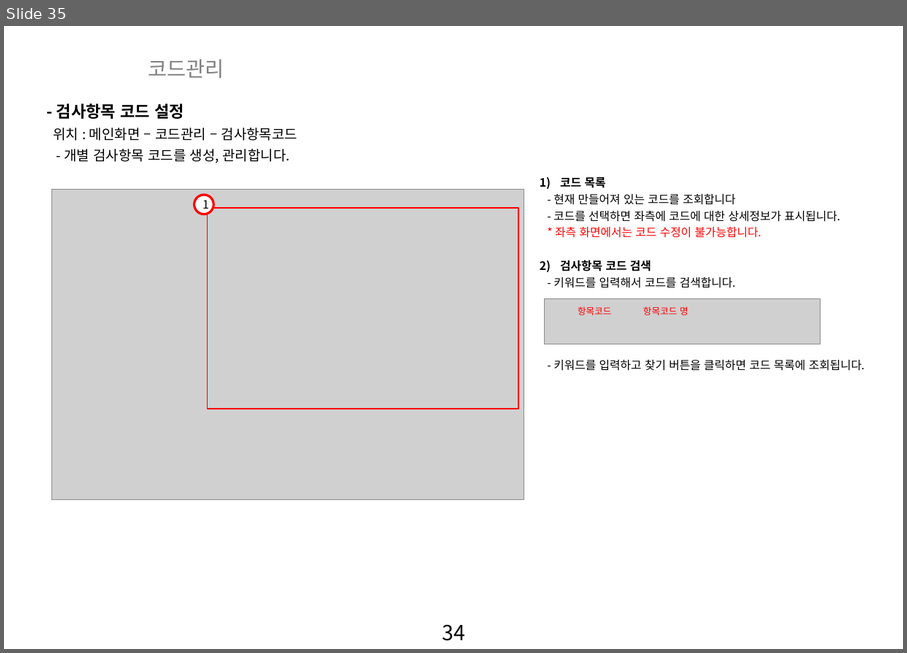
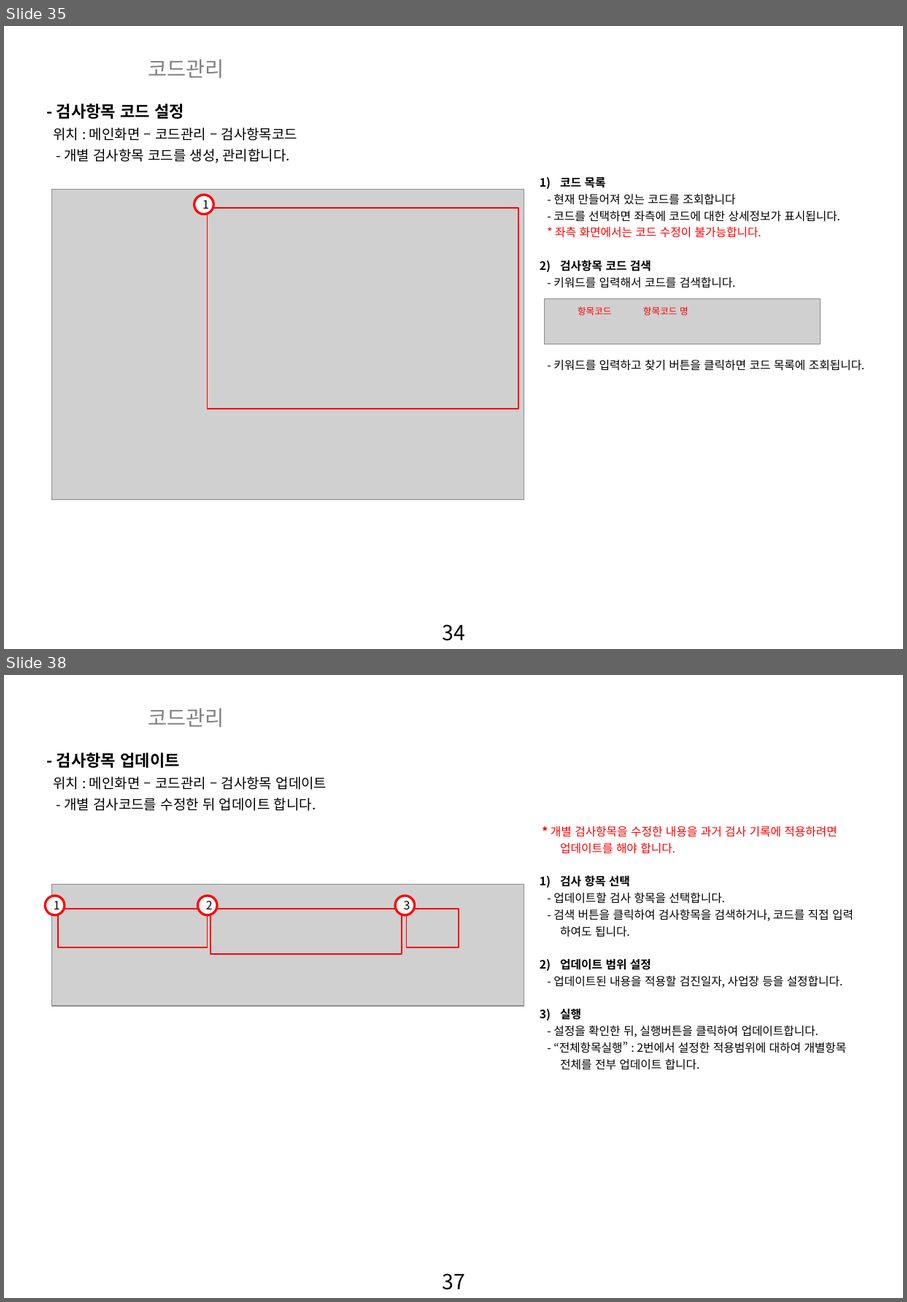
Before and after one commit to zooxop/ailiss_manual, a slide deck: manual/앨리스_매뉴얼_작업중.pptx. Shown one above the other, each under a label of ours: slide 35 before the commit, slides 35 and 38 after it; the slides between them are not shown. The pictures are 907x653 and 907x1302 pixels, drawn with LibreOffice and Linux fonts; fonts in the diff are those of the drawing; grey boxes stand for pictures; background and template pictures are left out. Boxes give left, top, right and bottom in pixels: in the first picture for what was removed or moved away, otherwise in the second. Text is boxed around its words. In the diff, an @@ line names an element or a change of style, - is before the commit and + after.

Commit message:
묶음코드 추가중

```diff
--- a/manual/앨리스_매뉴얼_작업중.pptx
+++ b/manual/앨리스_매뉴얼_작업중.pptx
@@ slide 38 added at (x1=4, y1=675, x2=903, y2=1298), background picture (left out); not listed: 1 template element that a slide beside it also shows @@
@@ text added at (x1=148, y1=708, x2=224, y2=727), 18 pt, text #808080 @@
+코드관리
@@ text added at (x1=57, y1=752, x2=179, y2=768), 14 pt, text #000000, bold @@
+- 검사항목 업데이트
@@ text added at (x1=53, y1=776, x2=327, y2=790), 12 pt, text #000000 @@
+위치 : 메인화면 – 코드관리 – 검사항목 업데이트
@@ text added at (x1=64, y1=798, x2=316, y2=811), 12 pt, text #000000 @@
+- 개별 검사코드를 수정한 뒤 업데이트 합니다.
@@ text added at (x1=551, y1=826, x2=854, y2=1070), 10 pt, text #000000 @@
+* 개별 검사항목을 수정한 내용을 과거 검사 기록에 적용하려면
+업데이트를 해야 합니다.
+1) 검사 항목 선택
+- 업데이트할 검사 항목을 선택합니다.
+- 검색 버튼을 클릭하여 검사항목을 검색하거나, 코드를 직접 입력
+하여도 됩니다.
+2) 업데이트 범위 설정
+- 업데이트된 내용을 적용할 검진일자, 사업장 등을 설정합니다.
+3) 실행
+- 설정을 확인한 뒤, 실행버튼을 클릭하여 업데이트합니다.
+- “전체항목실행” : 2번에서 설정한 적용범위에 대하여 개별항목 전체를 전부 업데이트 합니다.
@@ picture added at (x1=51, y1=885, x2=524, y2=1006) @@
@@ ellipse added at (x1=45, y1=896, x2=64, y2=915), fill #FFFFFF, outline #FF0000 2 pt, 10 pt, text #000000 @@
+1
@@ rectangle added at (x1=58, y1=909, x2=208, y2=947), outline #FF0000 1 pt @@
@@ ellipse added at (x1=197, y1=896, x2=216, y2=915), fill #FFFFFF, outline #FF0000 2 pt, 10 pt, text #000000 @@
+2
@@ rectangle added at (x1=211, y1=909, x2=402, y2=954), outline #FF0000 1 pt @@
@@ ellipse added at (x1=395, y1=896, x2=414, y2=915), fill #FFFFFF, outline #FF0000 2 pt, 10 pt, text #000000 @@
+3
@@ rectangle added at (x1=407, y1=909, x2=459, y2=947), outline #FF0000 1 pt @@
```
Also in this commit, not shown: 2 slides changed, 3 other slides added.
